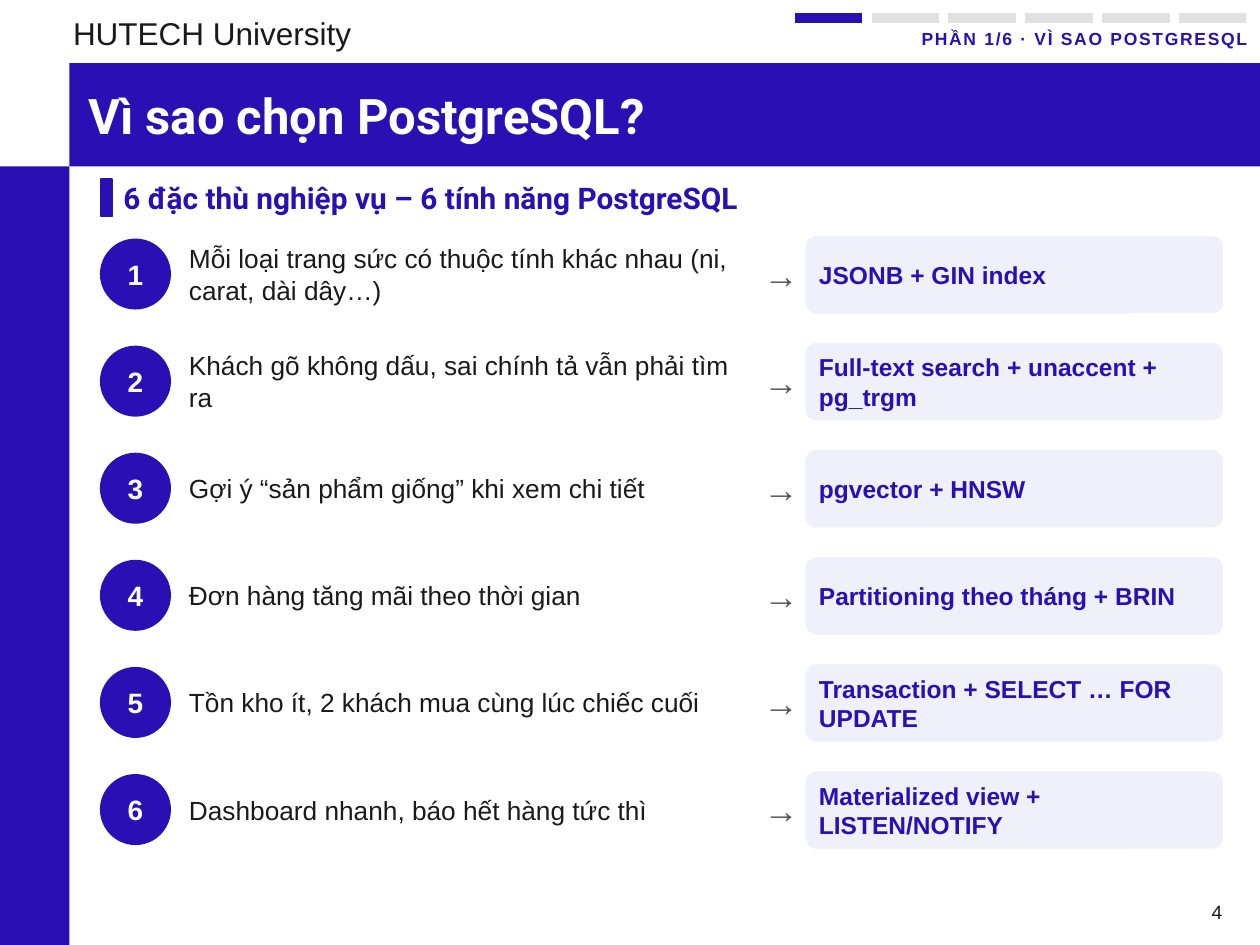
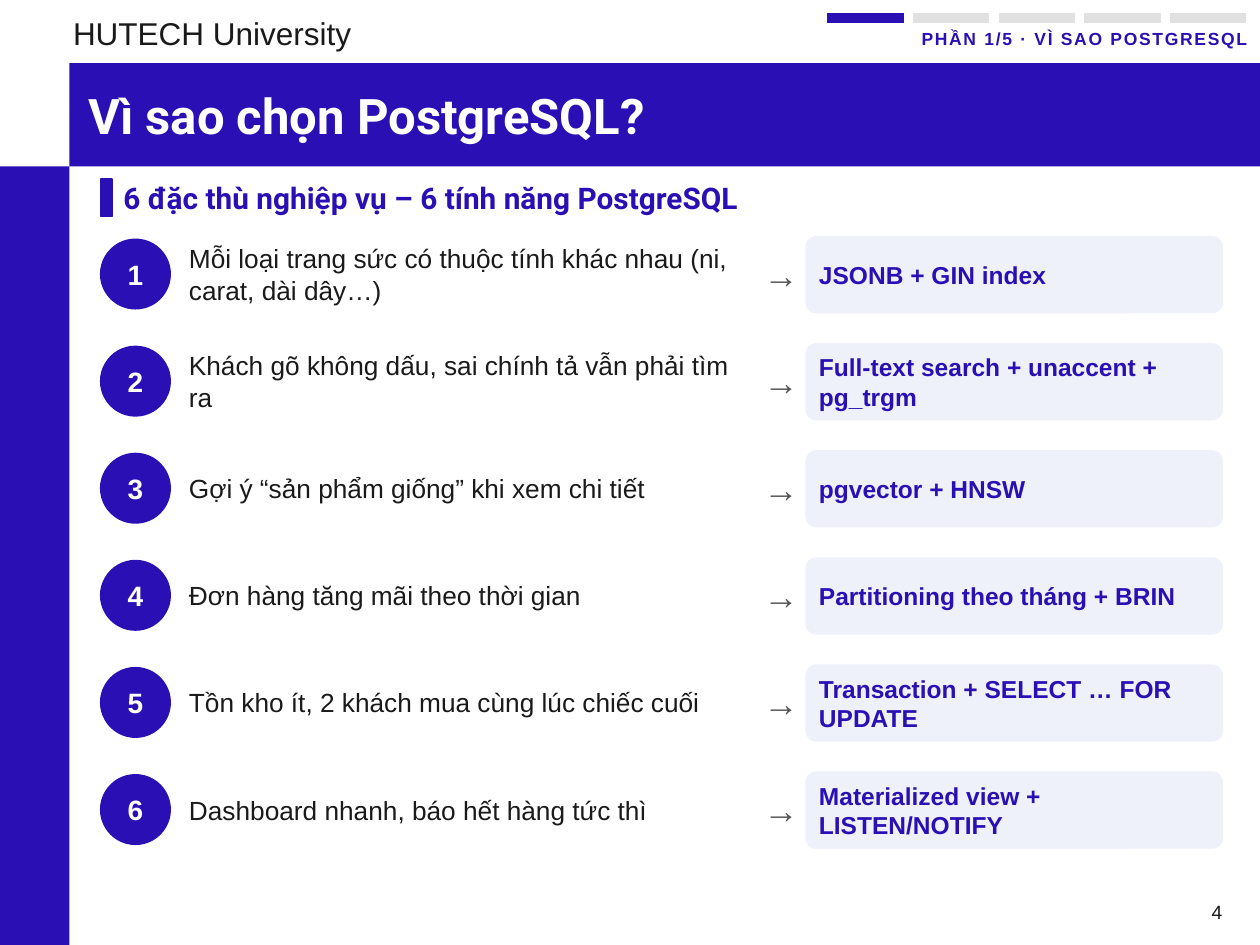
Before and after one commit to phunganhtuan123/master-csdl, a slide deck: slide 4 of docs/Slide_CSDL_Nhom6_PostgreSQL.pptx. Drawn at 1260x945 pixels with LibreOffice and Linux fonts; fonts in the diff are those of the drawing; background and template pictures are left out. Boxes give left, top, right and bottom in pixels: in the first picture for what was removed or moved away, otherwise in the second. Text is boxed around its words. In the diff, an @@ line names an element or a change of style, - is before the commit and + after.

```diff
--- a/docs/Slide_CSDL_Nhom6_PostgreSQL.pptx
+++ b/docs/Slide_CSDL_Nhom6_PostgreSQL.pptx
@@ rectangle: place and size @@
-rectangle at (794, 13, 863, 24)
+rectangle at (827, 13, 905, 24)
@@ rectangle removed at (871, 13, 940, 24) @@
@@ rectangle: place and size @@
-rectangle at (948, 13, 1017, 24)
+rectangle at (912, 13, 990, 24)
@@ rectangle: place and size @@
-rectangle at (1024, 13, 1094, 24)
+rectangle at (998, 13, 1076, 24)
@@ rectangle: place and size @@
-rectangle at (1101, 13, 1171, 24)
+rectangle at (1084, 13, 1162, 24)
@@ rectangle: place and size @@
-rectangle at (1178, 13, 1247, 24)
+rectangle at (1169, 13, 1247, 24)
```
Also in this commit, not shown: 15 other slides changed, 2 other files.
